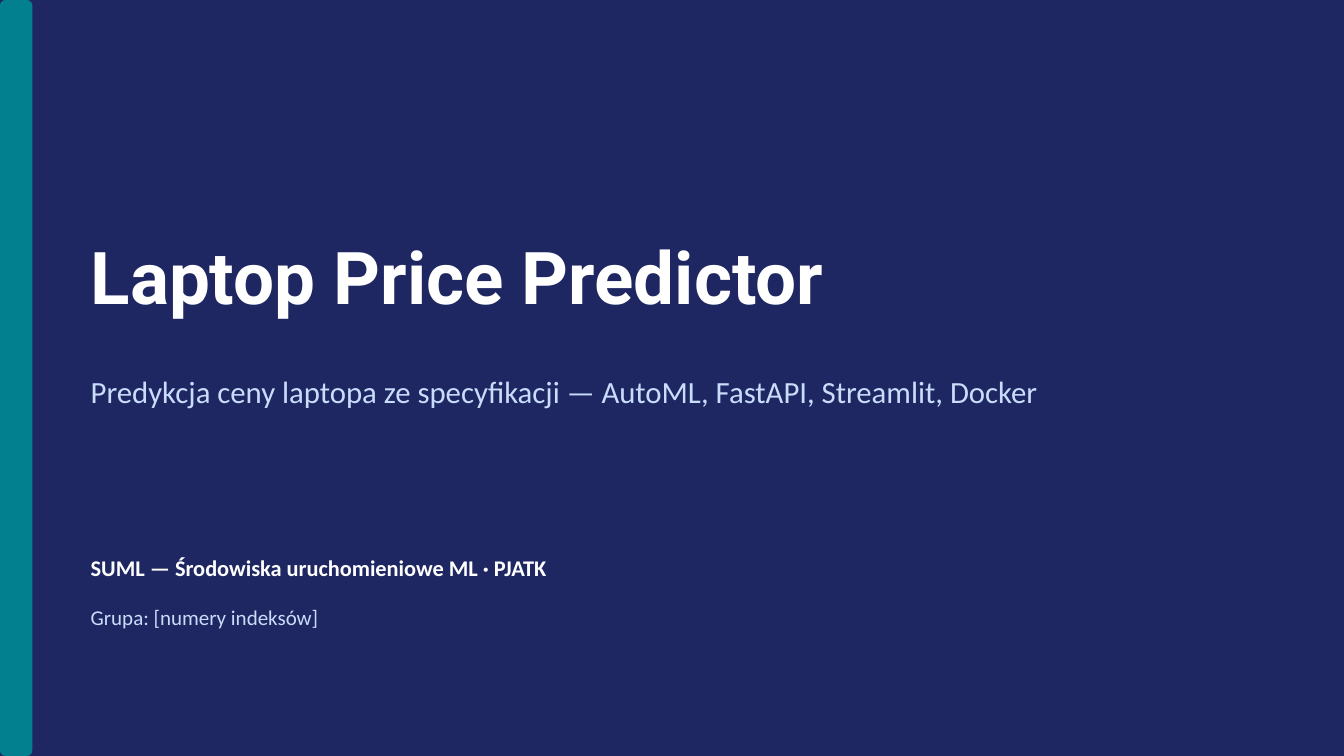
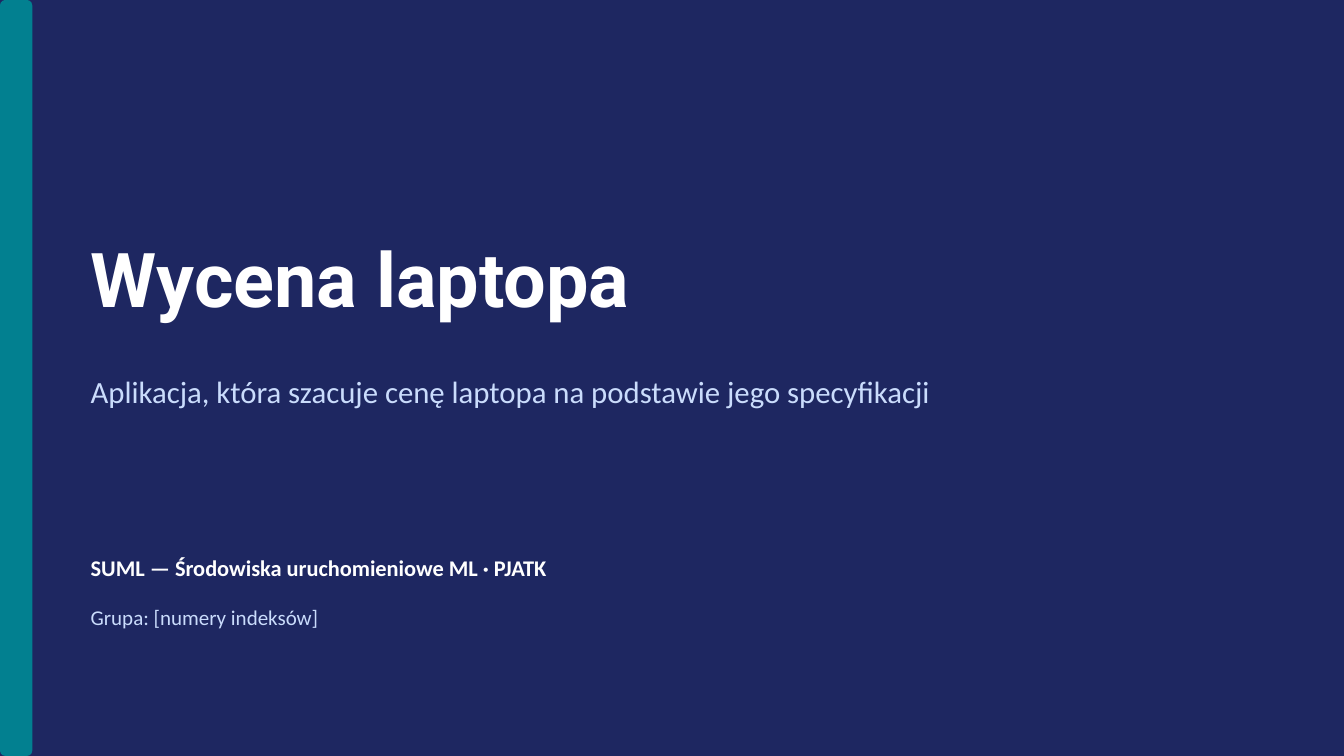
Before and after one commit to nimzoi/SUML-project, a slide deck: slide 1 of slides.pptx. Drawn at 1344x756 pixels with LibreOffice and Linux fonts; fonts in the diff are those of the drawing. Boxes give left, top, right and bottom in pixels: in the first picture for what was removed or moved away, otherwise in the second. Text is boxed around its words. In the diff, an @@ line names an element or a change of style, - is before the commit and + after.

```diff
--- a/slides.pptx
+++ b/slides.pptx
@@ text at [91,250,629,323]: text changed; size 52 to 54 pt @@
-Laptop Price Predictor
+Wycena laptopa
@@ text at [91,381,929,409]: text changed @@
-Predykcja ceny laptopa ze specyfikacji — AutoML, FastAPI, Streamlit, Docker
+Aplikacja, która szacuje cenę laptopa na podstawie jego specyfikacji
```
Also in this commit, not shown: 2 other slides changed, 7 slides added, 7 slides removed, 2 other files.
